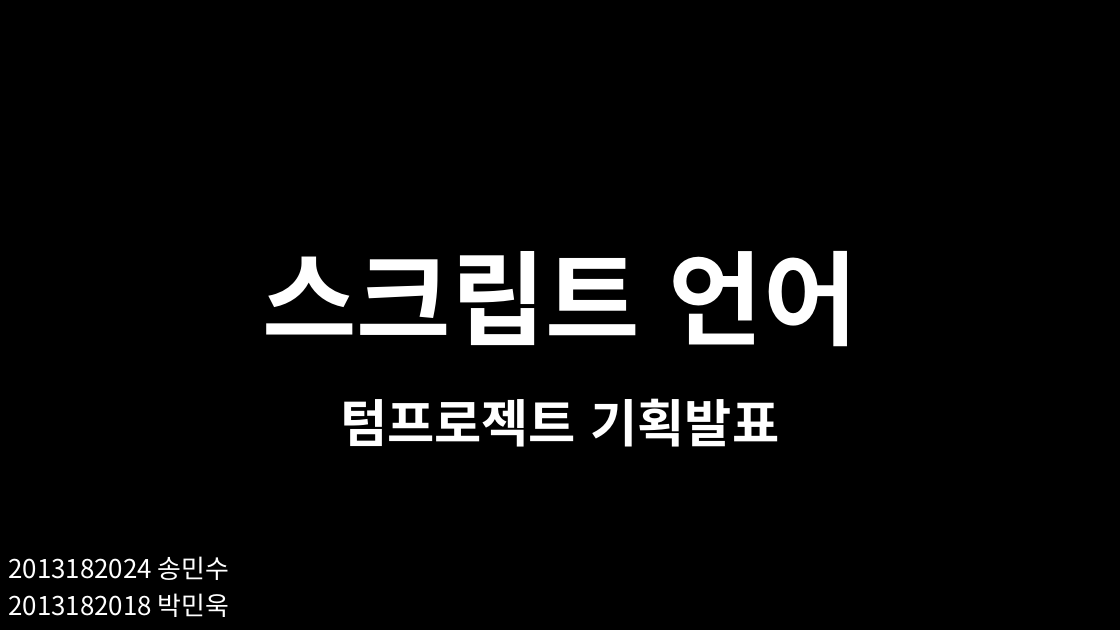
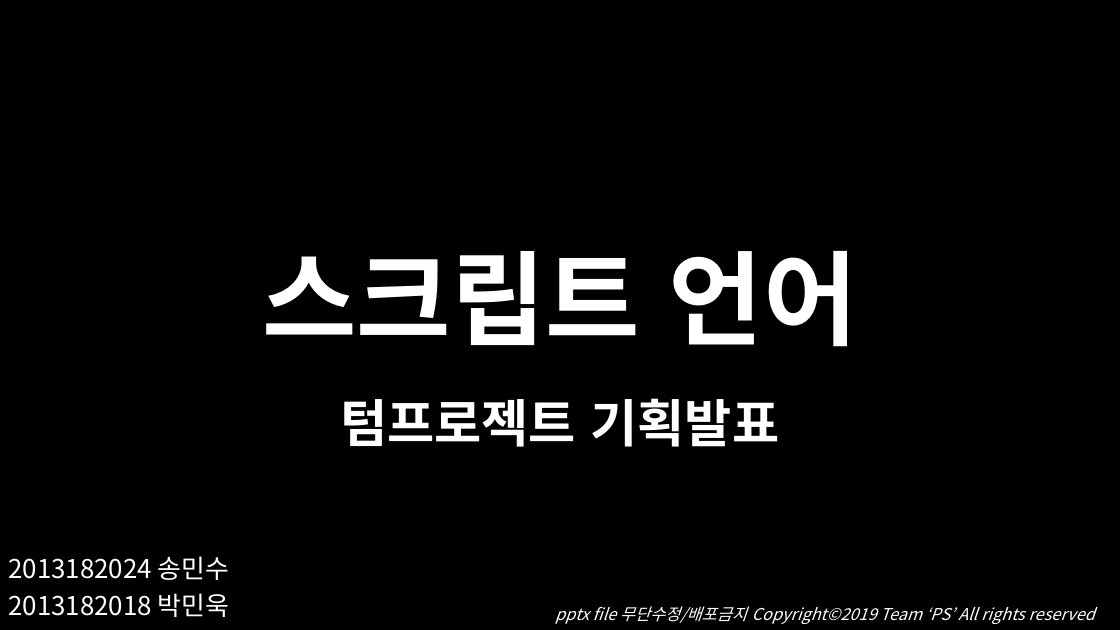
Before and after one commit to hardgosu/ScriptLanguage-Termproject, a slide deck: slide 1 of Presentation/스크립트기획발표_미완성v2.pptx. Drawn at 1120x630 pixels with LibreOffice and Linux fonts; fonts in the diff are those of the drawing; background and template pictures are left out. Boxes give left, top, right and bottom in pixels: in the first picture for what was removed or moved away, otherwise in the second. Text is boxed around its words. In the diff, an @@ line names an element or a change of style, - is before the commit and + after.

```diff
--- a/Presentation/스크립트기획발표_미완성v2.pptx
+++ b/Presentation/스크립트기획발표_미완성v2.pptx
@@ text added at [555, 606, 1094, 624], 14 pt, text #FFFFFF, italic @@
+pptx file 무단수정/배포금지 Copyright©2019 Team ‘PS’ All rights reserved
```
Also in this commit, not shown: 4 other slides changed, 6 slides added, 6 slides removed.
